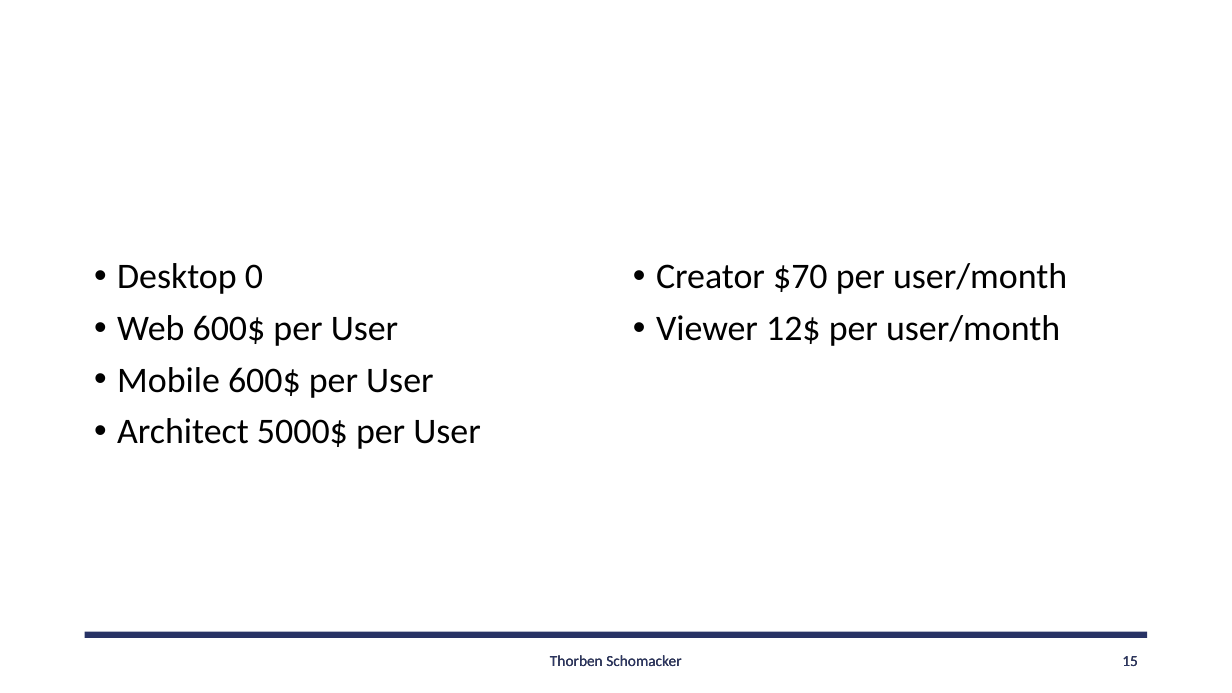
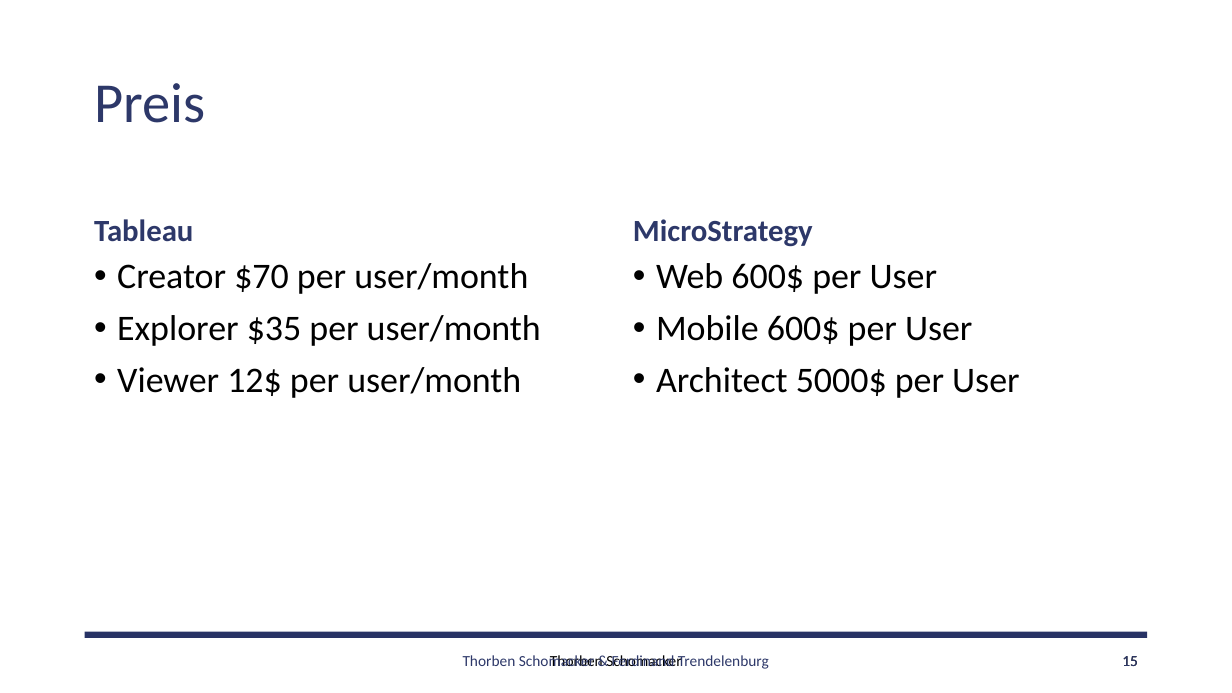
Before and after one commit to TeamOhneNamen/haw.bai.dw, a slide deck: slide 15 of 05/trendelenburg_schomacker.pptx. Drawn at 1232x693 pixels with LibreOffice and Linux fonts; fonts in the diff are those of the drawing; background and template pictures are left out. Boxes give left, top, right and bottom in pixels: in the first picture for what was removed or moved away, otherwise in the second. Text is boxed around its words. In the diff, an @@ line names an element or a change of style, - is before the commit and + after.

```diff
--- a/05/trendelenburg_schomacker.pptx
+++ b/05/trendelenburg_schomacker.pptx
@@ title added at <box>94,83,205,123</box>, 44 pt, text #2D3869 @@
+Preis
@@ text added at <box>94,219,193,242</box>, 24 pt, text #2D3869, bold @@
+Tableau
@@ text added at <box>633,219,813,247</box>, 24 pt, text #2D3869, bold @@
+MicroStrategy
@@ text at <box>117,263,541,398</box>: text changed @@
-• Desktop 0
-• Web 600$ per User
-• Mobile 600$ per User
-• Architect 5000$ per User
+• Creator $70 per user/month
+• Explorer $35 per user/month
+• Viewer 12$ per user/month
@@ text at <box>656,263,1019,398</box>: text changed @@
-• Creator $70 per user/month
-• Viewer 12$ per user/month
+• Web 600$ per User
+• Mobile 600$ per User
+• Architect 5000$ per User
@@ text at <box>550,655,769,669</box>: text changed @@
-Thorben Schomacker
+Thorben Schomacker & Ferdinand Trendelenburg
```
Also in this commit, not shown: 15 other slides changed, 10 slides added, 2 other files.
